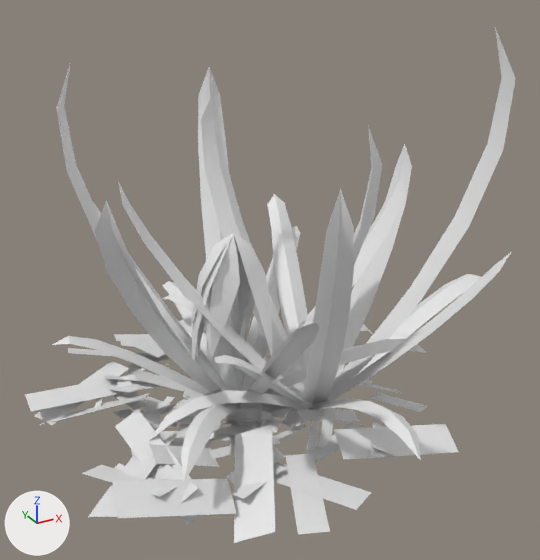
Renders of the OBJ model game/assets/models/plants/SM_Plant_BromeliadGroundThicket_Leaf.obj from each side of a commit.
Before and after are seen from a 50 mm lens placed at (-1.67, -3.44, 2.51), pointed at (0.14, -0.15, 0.87). The lights are fixed; the arrows at lower left show +X, +Y and +Z. The picture after the commit comes second. Where no turn or scale is listed for an object, it has been applied to the vertices. Vertices at exactly the same position are counted once.

In view in the first picture: 'SM_Plant_BromeliadGroundThicket_Leaf'.
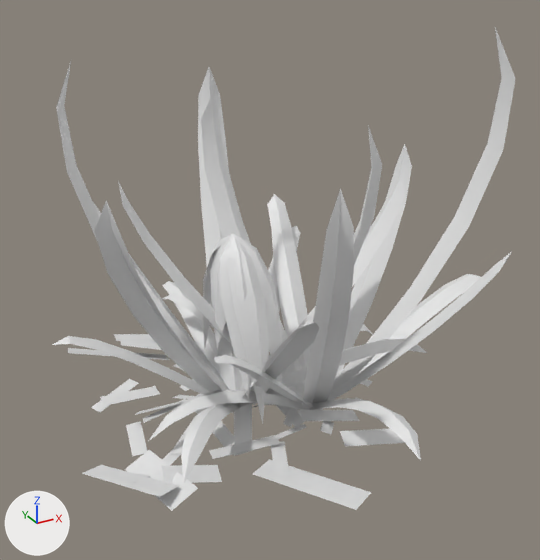
What differs and where, as boxes (x1, y1, x2, y2) in the pictures (540 x 560 px; the box of a moved part takes in the faces that stretch with it):
```json
{"object": "SM_Plant_BromeliadGroundThicket_Leaf", "change": "reshaped", "before": [25, 28, 516, 543], "after": [52, 28, 516, 511], "on screen": "6% shorter"}
{"part": 1, "of": "me_sm_plant_bromeliadgroundthicket_leaf", "change": "deleted", "before": [93, 363, 370, 499]}
{"part": 2, "of": "me_sm_plant_bromeliadgroundthicket_leaf", "change": "moved or reshaped", "before": [25, 233, 458, 543], "after": [91, 233, 404, 483]}
```

Edits to the scene script, one JSON object a line:
```json
{"block": "me_sm_plant_bromeliadgroundthicket_leaf", "where": "# used by ob_sm_plant_bromeliadgroundthicket_leaf; location = (0.0, 0.0, 0.0)"}
{"op": "remove", "block": "me_sm_plant_bromeliadgroundthicket_leaf", "code": "me_sm_plant_bromeliadgroundthicket_leaf.from_pydata(...)  # 1167 vertices, 964 faces; spans x -1.11..1.46, y -1.34..1.17, z -0.1..2.19"}
{"op": "add", "block": "me_sm_plant_bromeliadgroundthicket_leaf", "code": "me_sm_plant_bromeliadgroundthicket_leaf.from_pydata(...)  # 757 vertices, 752 faces; spans x -1.02..1.46, y -1.34..1.1, z -0.06..2.19"}
{"block": "me_sm_plant_bromeliadgroundthicket_leaf", "change": "me_sm_plant_bromeliadgroundthicket_leaf part 1: 100 loose pieces with 400 vertices, spanning x -0.88..0.85, y -0.81..0.9, z -0.04..0.15, are deleted"}
{"block": "me_sm_plant_bromeliadgroundthicket_leaf", "change": "me_sm_plant_bromeliadgroundthicket_leaf part 2"}
{"block": "me_sm_plant_bromeliadgroundthicket_leaf", "change": "70 vertices are removed from x -0.25..0.2, y -0.12..0.23, z 0.26..1.06"}
{"block": "me_sm_plant_bromeliadgroundthicket_leaf", "change": "84 faces are deleted"}
{"block": "me_sm_plant_bromeliadgroundthicket_leaf", "change": "110 vertices move from x -1.11..1.09, y -1.22..1.17, z -0.1..1.05 to x -0.77..0.72, y -0.78..0.71, z -0.04..1.06"}
{"block": "me_sm_plant_bromeliadgroundthicket_leaf", "change": "60 vertices are added at x -0.16..0.22, y -0.32..0.26, z 0.08..1.06"}
{"block": "me_sm_plant_bromeliadgroundthicket_leaf", "change": "72 new faces join them"}
```
